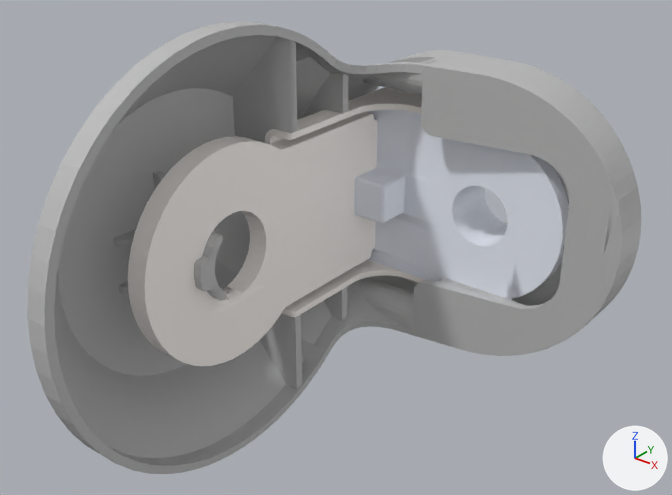
Two versions of the COLLADA model assets/robot/openarm_v2.0/meshes/arm/visual/link2.dae, one commit apart.
Both versions are drawn from a 50 mm camera at (0.099, -0.1266, 0.0889) aimed at (-0.01, 0.0096, 0.0045). Every picture has the same lights, and +X, +Y and +Z are marked at lower right. The first picture is the older version.

The first picture shows 'link2_00', 'link2_01', 'link2_02'.
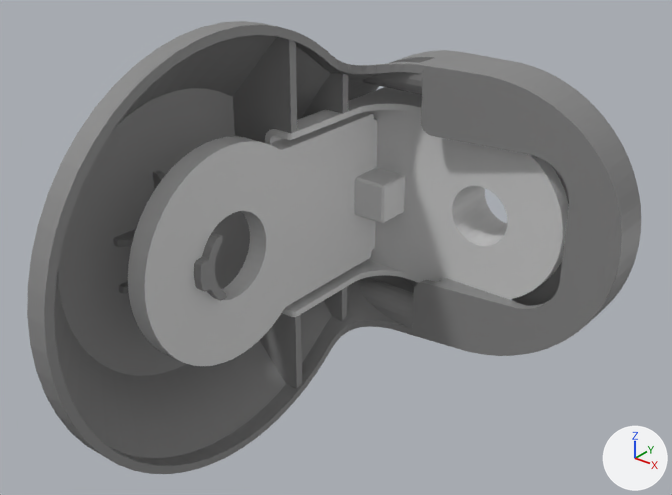
Where the newer file only moved an object's origin or applied its transform, the numbers keep the older frame.

Pixel boxes (x1, y1, x2, y2) of what changed, in the pictures (672 x 495 px; the box of a moved part takes in the faces that stretch with it):
part 1 of me_link2_00, reshaped: (195, 35, 641, 405) in both
part 2 of me_link2_00, moved or reshaped: (27, 22, 267, 474) in both
part 3 of me_link2_00, recoloured (darker): before (27, 21, 620, 472); after (27, 21, 641, 472)
part 4 of me_link2_01, reshaped: before (140, 112, 377, 366); after (232, 114, 377, 353)
part 5 of me_link2_01, deleted (mostly hidden): before (383, 266, 402, 272)
part 6 of me_link2_01, deleted: before (391, 88, 422, 108)
part 7 of me_link2_01, recoloured: (128, 87, 425, 359) in both
part 8 of me_link2_02, reshaped: before (355, 110, 569, 299); after (376, 119, 564, 294)
part 9 of me_link2_02, recoloured: (354, 111, 568, 282) in both

Patch to the scene script:
```diff
--- a/assets/robot/openarm_v2.0/meshes/arm/visual/link2.dae.py
+++ b/assets/robot/openarm_v2.0/meshes/arm/visual/link2.dae.py
@@ mat_palette_00_metal_silver_002 @@
+mat_palette_00_metal_silver_002 = principled_material('palette_00_metal_silver.002')
+mat_palette_00_metal_silver_002.base_color = (0.65, 0.65, 0.65)  # light grey #d3d3d3
@@ mat_palette_01_matte_black_002 @@
+mat_palette_01_matte_black_002 = principled_material('palette_01_matte_black.002')
+mat_palette_01_matte_black_002.base_color = (0.247, 0.247, 0.247)  # grey #888888
@@ me_link2_02 @@
 # used by ob_link2_02; location = (0.0, 0.0, 0.0)
-me_link2_02.from_pydata(...)  # 701 vertices, 1402 faces; spans x -0.0351..0.0212, y 0.042..0.0677, z -0.0215..0.0215
+me_link2_02.from_pydata(...)  # 400 vertices, 800 faces; spans x -0.0351..0.0212, y 0.042..0.0677, z -0.0215..0.0215
+# me_link2_02 part 8: 5 vertices moved within x -0.0351..0.0204, y 0.0425..0.0677, z -0.0191..0.0076; 331 vertices removed from x -0.0351..0.0207, y 0.0425..0.0677, z -0.0215..0.0215; 30 vertices added at x -0.0331..0.0206, y 0.0425..0.0677, z -0.0215..0.0215
+# me_link2_02 part 9: 406 faces spanning x -0.0351..0.0212, y 0.042..0.0677, z -0.0215..0.0215 switch from mat_link2_02_mat (white #eff5ff) to mat_palette_00_metal_silver_002 (light grey #d3d3d3)
@@ me_link2_01 @@
 # used by ob_link2_01; location = (0.0, 0.0, 0.0)
-me_link2_01.from_pydata(...)  # 1201 vertices, 2398 faces; spans x -0.0366..0.005, y -0.025..0.061, z -0.025..0.025
+me_link2_01.from_pydata(...)  # 687 vertices, 1370 faces; spans x -0.0366..0.005, y -0.025..0.061, z -0.025..0.025
+# me_link2_01 part 4: 429 vertices removed from x -0.0366..-0.0301, y -0.0226..0.059, z -0.0195..0.0195; 13 vertices added at x -0.0366..-0.0301, y 0.0103..0.059, z -0.014..0.0141
+# me_link2_01 part 5: 49 vertices removed from x -0.0172..0.0022, y 0.0538..0.0582, z -0.023..-0.0215
+# me_link2_01 part 6: 49 vertices removed from x -0.0172..0.0022, y 0.0538..0.0582, z 0.0215..0.023
+# me_link2_01 part 7: 852 faces spanning x -0.0366..0.005, y -0.025..0.061, z -0.025..0.025 switch from mat_link2_01_mat (white #fff9f5) to mat_palette_00_metal_silver_002 (light grey #d3d3d3)
@@ me_link2_00 @@
 # used by ob_link2_00; location = (0.0, 0.0, 0.0)
-me_link2_00.from_pydata(...)  # 3420 vertices, 6854 faces; spans x -0.0484..0.0348, y -0.049..0.063, z -0.0489..0.0489
+me_link2_00.from_pydata(...)  # 1950 vertices, 3915 faces; spans x -0.0484..0.0348, y -0.049..0.063, z -0.0489..0.0489
+# me_link2_00 part 1: 168 vertices moved from x -0.0484..0.0346, y -0.0096..0.063, z -0.0348..0.0348 to x -0.0484..0.0348, y -0.0097..0.063, z -0.0348..0.0354; 2110 vertices removed from x -0.0484..0.0348, y -0.0112..0.063, z -0.0453..0.0422; 663 vertices added at x -0.0484..0.0347, y -0.011..0.063, z -0.045..0.042
+# me_link2_00 part 2: 46 vertices removed from x -0.0287..-0.0285, y -0.0487..0.0031, z -0.0489..0.0489; 23 vertices added at x -0.0285, y -0.0486..0.0029, z -0.0489..0.0489
+# me_link2_00 part 3: 1253 faces spanning x -0.0484..0.0348, y -0.049..0.063, z -0.0489..0.0489 switch from mat_link2_00_mat (grey #bcbcbc) to mat_palette_01_matte_black_002 (grey #888888)
```
